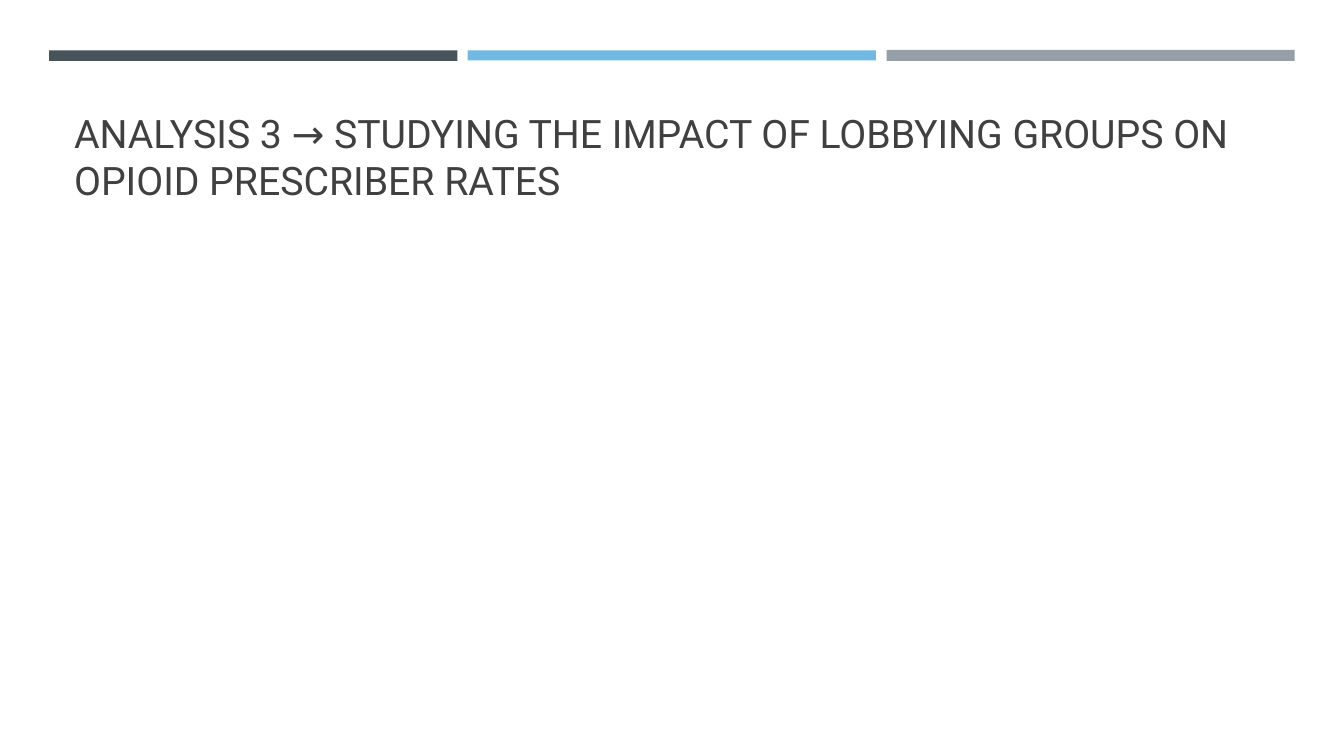
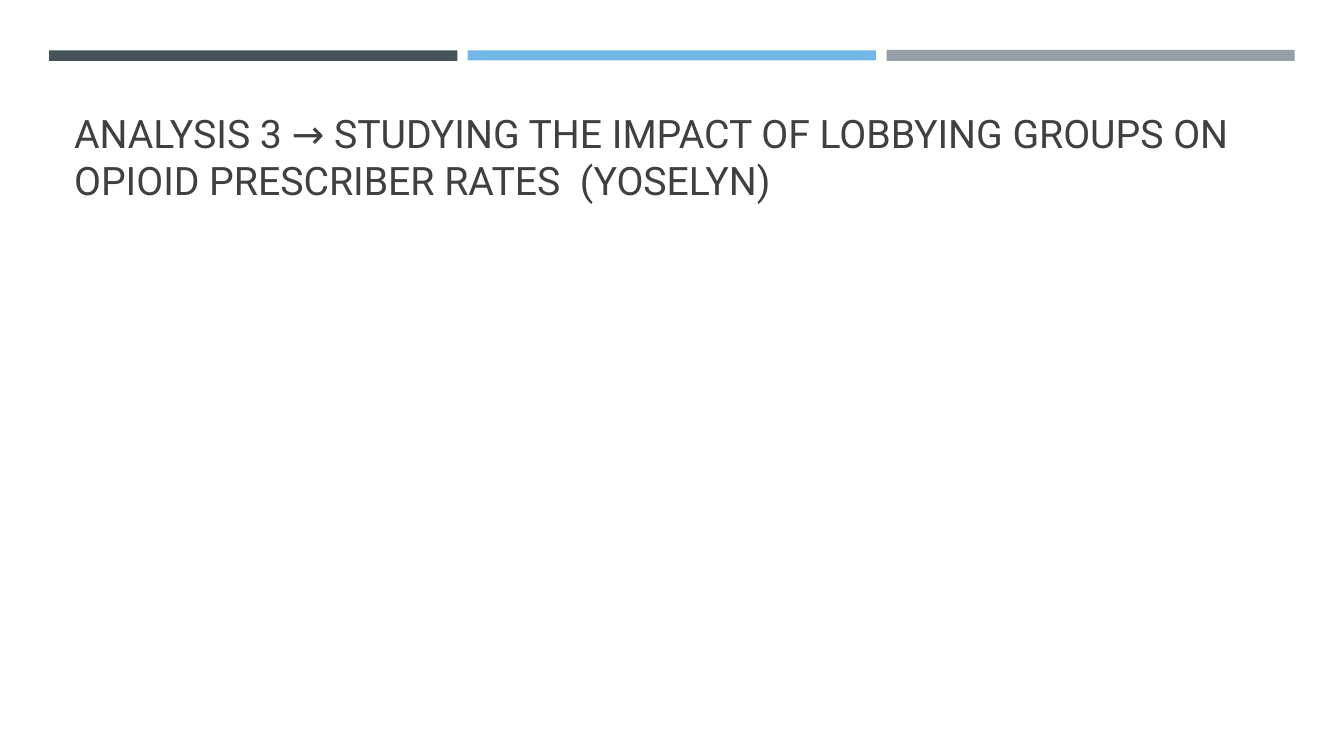
Before and after one commit to MLOpioidProjectCode/project_code, a slide deck: slide 8 of presentation/opioid_powerpoint.pptx. Drawn at 1344x756 pixels with LibreOffice and Linux fonts; fonts in the diff are those of the drawing. Boxes give left, top, right and bottom in pixels: in the first picture for what was removed or moved away, otherwise in the second. Text is boxed around its words. In the diff, an @@ line names an element or a change of style, - is before the commit and + after.

```diff
--- a/presentation/opioid_powerpoint.pptx
+++ b/presentation/opioid_powerpoint.pptx
@@ title at (x1=74, y1=119, x2=1228, y2=204): text changed @@
-ANALYSIS 3 → STUDYING THE IMPACT OF LOBBYING GROUPS ON OPIOID PRESCRIBER RATES
+ANALYSIS 3 → STUDYING THE IMPACT OF LOBBYING GROUPS ON OPIOID PRESCRIBER RATES (YOSELYN)
```
Also in this commit, not shown: 3 other slides changed, 1 slide added, 2 slides removed.
